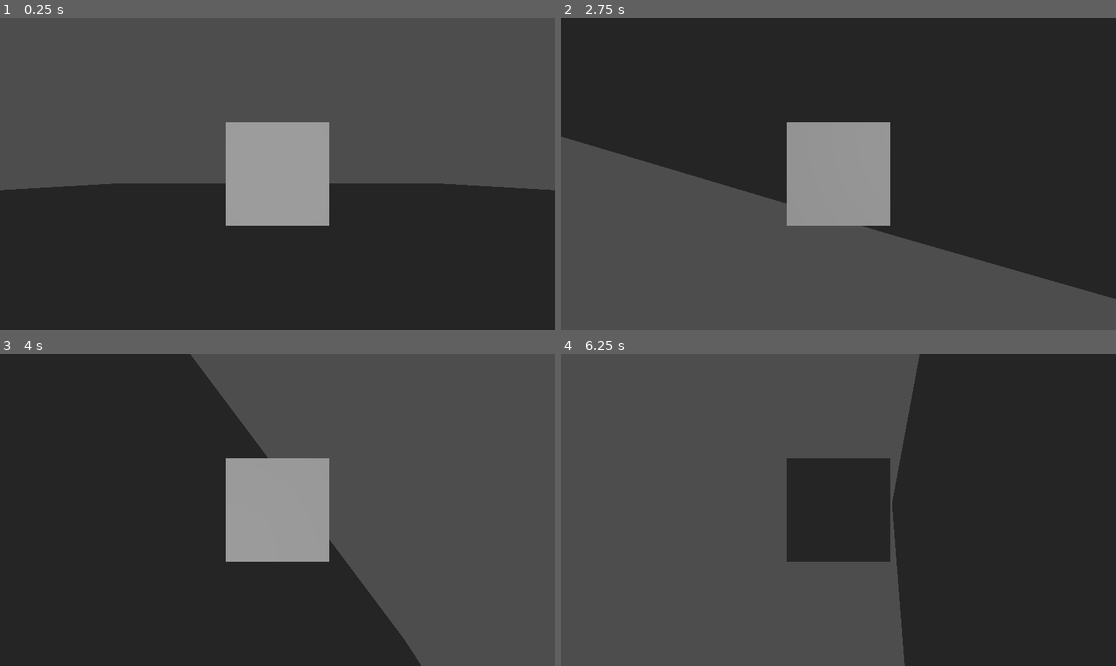
Above: before the commit, frames 1-4 (two rows, left to right).
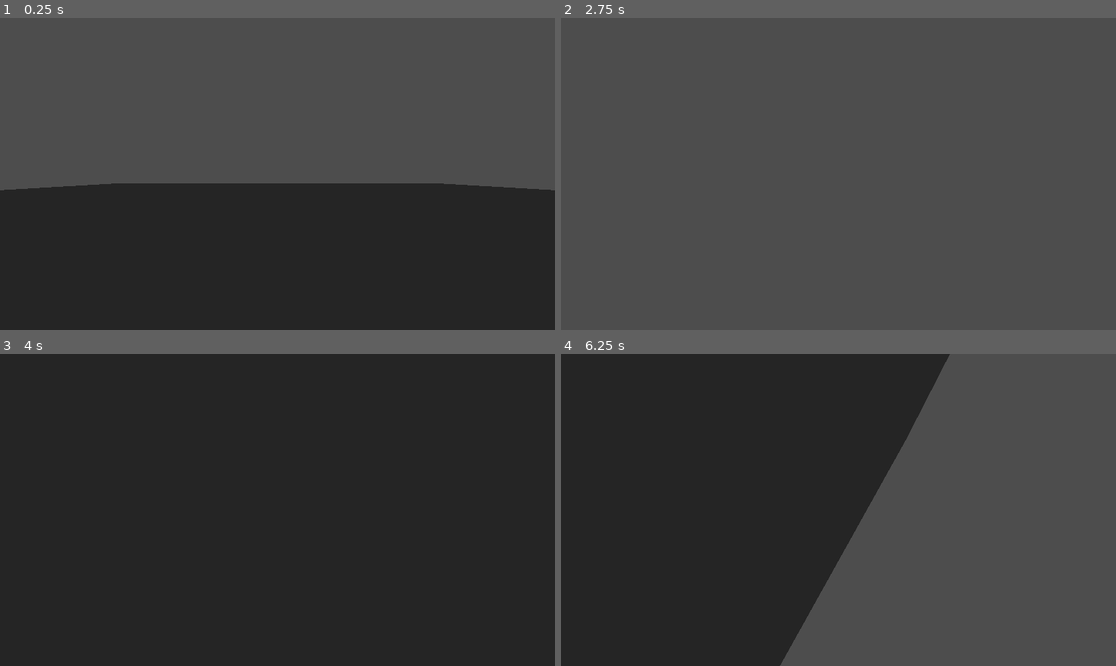
Above: after the commit, the same moments.

Repository: MmuradC/TEDU_JAM_2026
Game: Godot game, scene res://2_zones/0_tutorial/TutorialLevel.tscn
Two runs of this game, one before a commit and one after it. Both use one fixed random seed, a clock stepped at 60 frames per second and the inputs below.
Inputs:
- Up to frame 1 (0.25 s): no input
- Up to frame 2 (2.75 s): hold Right (ui_right) 0.53-1.28 s; hold Down (ui_down) 1.28-2.03 s; hold Right (ui_right) from 2.03 s (still down)
- Up to frame 3 (4 s): release Right (ui_right) at 2.78 s; hold Up (ui_up) 2.78-3.53 s; hold Left (ui_left) from 3.53 s (still down)
- Up to frame 4 (6.25 s): release Left (ui_left) at 5.03 s; hold Down (ui_down) 5.03-5.78 s; hold Right (ui_right) from 5.78 s (still down)

The runs differ from the first frame. In frame 1, 6.2% of the frame differs, in the area x 40-60%, y 33-67%; in frame 2, 65%; in frame 3, 49%; in frame 4, 89%, in the area x 0-100%, y 0-100%.

Commit message:
Removed FBX

Diff:
--- a/name/1_entities/1_vehicle/Plane.tscn
+++ b/name/1_entities/1_vehicle/Plane.tscn
@@ -1,8 +1,6 @@
 [gd_scene format=3 uid="uid://cagelom1o4xoh"]
 
 [ext_resource type="Script" uid="uid://dbshin86f7f5o" path="res://1_entities/1_vehicle/Plane.gd" id="1_b1dk6"]
-
-[sub_resource type="BoxMesh" id="BoxMesh_b1dk6"]
 
 [sub_resource type="BoxShape3D" id="BoxShape3D_l4nsy"]
 
@@ -10,7 +8,6 @@
 script = ExtResource("1_b1dk6")
 
 [node name="PlaneMesh" type="MeshInstance3D" parent="." unique_id=2105282196]
-mesh = SubResource("BoxMesh_b1dk6")
 
 [node name="PlaneColl" type="CollisionShape3D" parent="." unique_id=1759151669]
 shape = SubResource("BoxShape3D_l4nsy")
--- a/name/2_zones/0_tutorial/TutorialLevel.tscn
+++ b/name/2_zones/0_tutorial/TutorialLevel.tscn
@@ -12,6 +12,7 @@
 environment = SubResource("Environment_l7rvi")
 
 [node name="Ground" type="CSGBox3D" parent="." unique_id=531760034]
+use_collision = true
 size = Vector3(1000, 1, 1000)
 
 [node name="Plane" parent="." unique_id=1323246592 instance=ExtResource("1_l7rvi")]
Binary file removed: name/1_entities/1_vehicle/bf109.fbx
